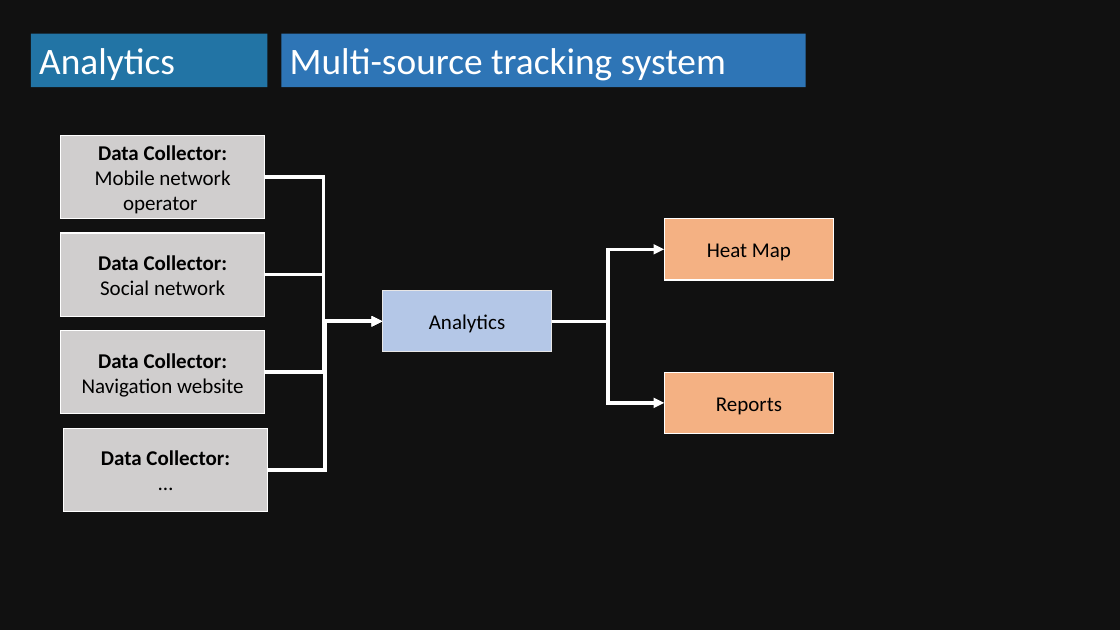
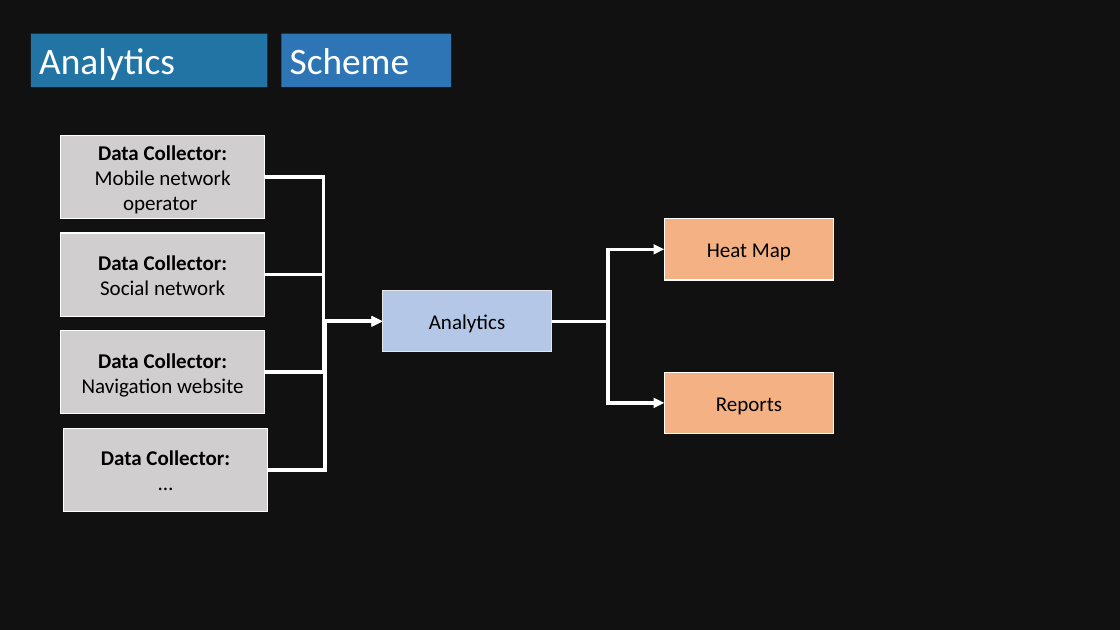
Before and after one commit to stainless-chief/h-izumo-navi, a slide deck: slide 5 of .presentation/analytics.pptx (slide 2 before the commit). Drawn at 1120x630 pixels with LibreOffice and Linux fonts; fonts in the diff are those of the drawing. Boxes give left, top, right and bottom in pixels: in the first picture for what was removed or moved away, otherwise in the second. Text is boxed around its words. In the diff, an @@ line names an element or a change of style, - is before the commit and + after.

```diff
--- a/.presentation/analytics.pptx
+++ b/.presentation/analytics.pptx
@@ rectangle "Scheme": place and size @@
-rectangle "Scheme" at <box>281,34,806,87</box>
+rectangle "Scheme" at <box>281,34,451,87</box>
@@ text in rectangle at <box>290,48,409,75</box>: text changed @@
-Multi-source tracking system
+Scheme
```
Also in this commit, not shown: 4 other slides changed, 1 slide added, 1 slide removed.
